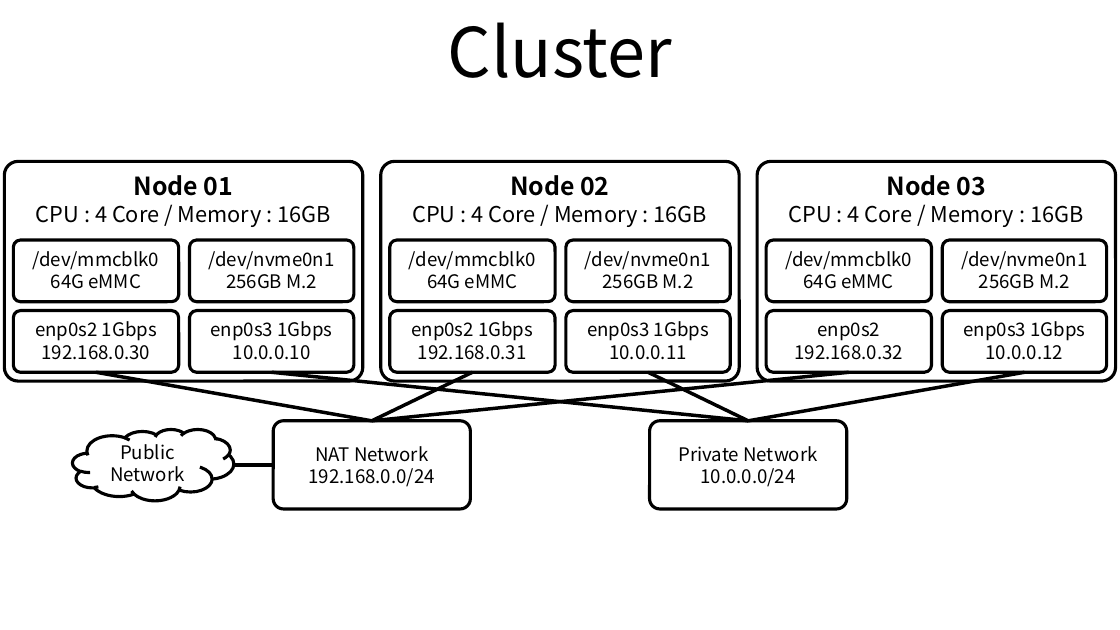
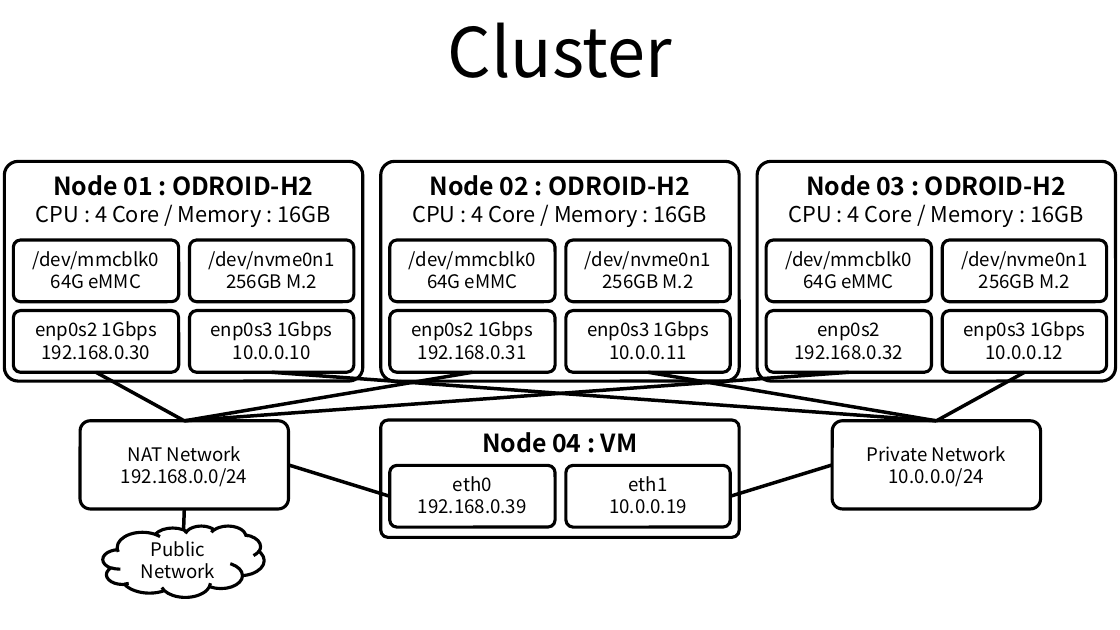
Before and after one commit to ssup2/blog-old, a slide deck: slide 1 of images/record/ODROID-H2_Cluster_Build/ODROID-H2_Cluster_Build.pptx. Drawn at 1120x630 pixels with LibreOffice and Linux fonts; fonts in the diff are those of the drawing. Boxes give left, top, right and bottom in pixels: in the first picture for what was removed or moved away, otherwise in the second. Text is boxed around its words. In the diff, an @@ line names an element or a change of style, - is before the commit and + after.

```diff
--- a/images/record/ODROID-H2_Cluster_Build/ODROID-H2_Cluster_Build.pptx
+++ b/images/record/ODROID-H2_Cluster_Build/ODROID-H2_Cluster_Build.pptx
@@ text in rounded rectangle at <box>53,175,313,196</box>: text changed @@
-Node 01
+Node 01 : ODROID-H2
@@ text in rounded rectangle at <box>430,175,690,196</box>: text changed @@
-Node 02
+Node 02 : ODROID-H2
@@ text in rounded rectangle at <box>806,175,1066,196</box>: text changed @@
-Node 03
+Node 03 : ODROID-H2
@@ line moved from (96, 372) - (372, 421) to (96, 372) - (185, 421) @@
@@ line moved from (849, 372) - (372, 421) to (849, 372) - (185, 421) @@
@@ line moved from (473, 372) - (372, 421) to (473, 372) - (185, 421) @@
@@ line moved from (272, 372) - (748, 421) to (272, 372) - (936, 421) @@
@@ line moved from (648, 372) - (748, 421) to (648, 372) - (936, 421) @@
@@ line moved from (1025, 372) - (748, 421) to (1025, 372) - (936, 421) @@
@@ rounded rectangle "NAT Network": place and size @@
-rounded rectangle "NAT Network" at <box>273,421,470,510</box>
+rounded rectangle "NAT Network" at <box>81,421,289,510</box>
@@ rounded rectangle added at <box>381,420,739,538</box>, outline #000000 2 pt, 16 pt, text #000000, bold @@
+Node 04 : VM
@@ rounded rectangle "Private Network": place and size @@
-rounded rectangle "Private Network" at <box>650,421,847,510</box>
+rounded rectangle "Private Network" at <box>832,421,1040,510</box>
@@ line added from (390, 496) to (289, 465), #000000 2.25 pt @@
@@ rounded rectangle added at <box>390,466,556,528</box>, outline #000000 2 pt, 12 pt, text #000000 @@
+eth0
+192.168.0.39
@@ rounded rectangle added at <box>566,466,730,528</box>, outline #000000 2 pt, 12 pt, text #000000 @@
+eth1
+10.0.0.19
@@ line added from (730, 496) to (832, 465), #000000 2.25 pt @@
@@ line moved from (273, 465) - (234, 465) to (185, 508) - (184, 530) @@
@@ cloud "Public": place and size @@
-cloud "Public" at <box>73,429,234,501</box>
+cloud "Public" at <box>103,525,264,597</box>
```
Also in this commit, not shown: 2 other slides changed, 3 slides removed, 16 other files.
